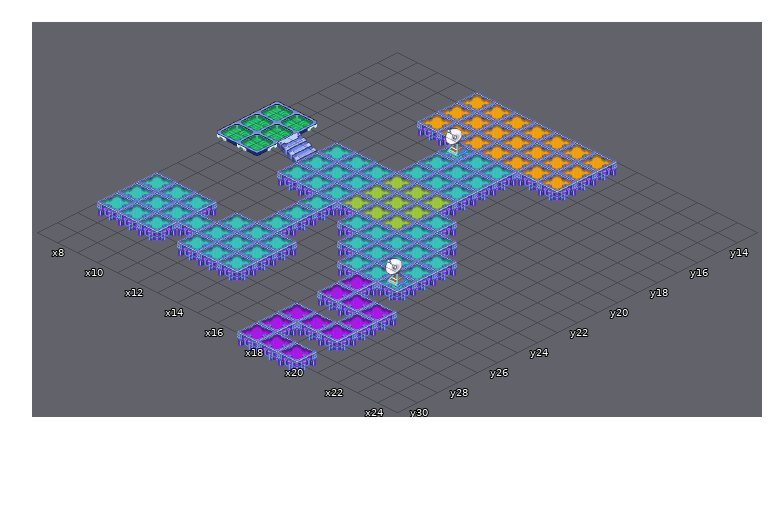
Tiled map, stored at server/areas/default.tmx. This is how it looked before the edit.
Cells are 64x32 px. Isometric: x runs down to the right, y down to the left. Shown: x 7..24, y 13..30.
Once edited:
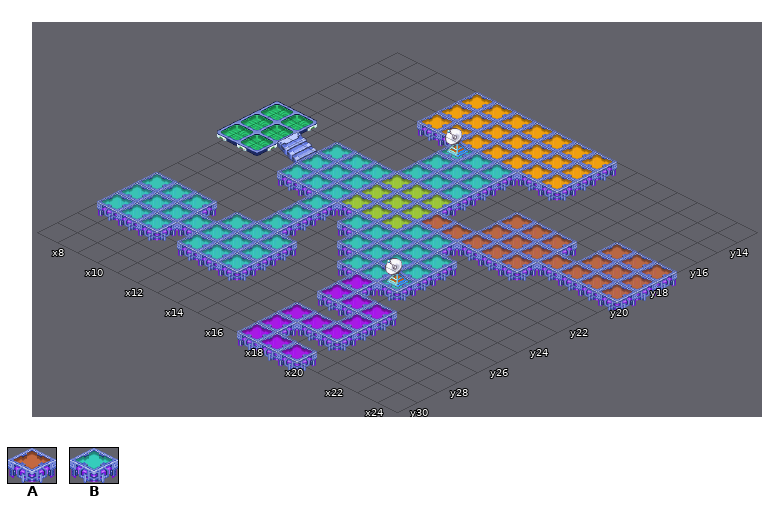
Key: from "Cybernet — Floors — Denim — 2B": A 18, B 22.
_ is an empty cell.
Tiles replaced or removed in this view: B.
Diff:
Changed rows in their new state; . is an unchanged cell.
Layer "Tile Layer 1":
first column x 16:
17 ......AAA
18 ..AAA.AAA
19 ..AAAAAAA
20 AAAAA....
